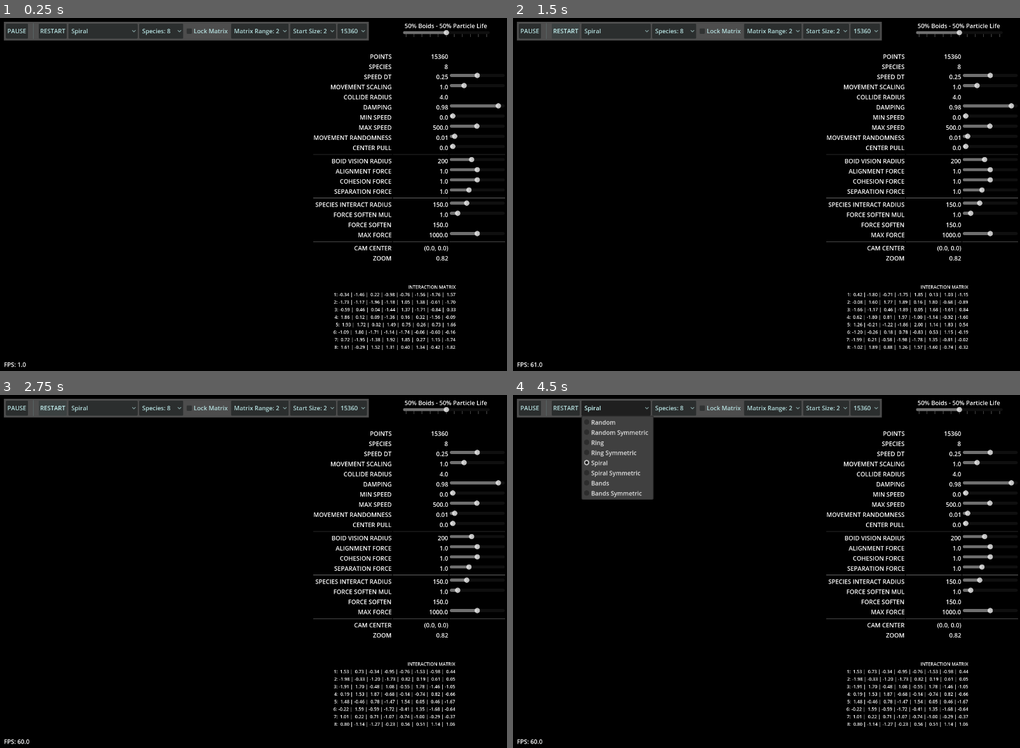
Above: before the commit, frames 1-4 (two rows, left to right).
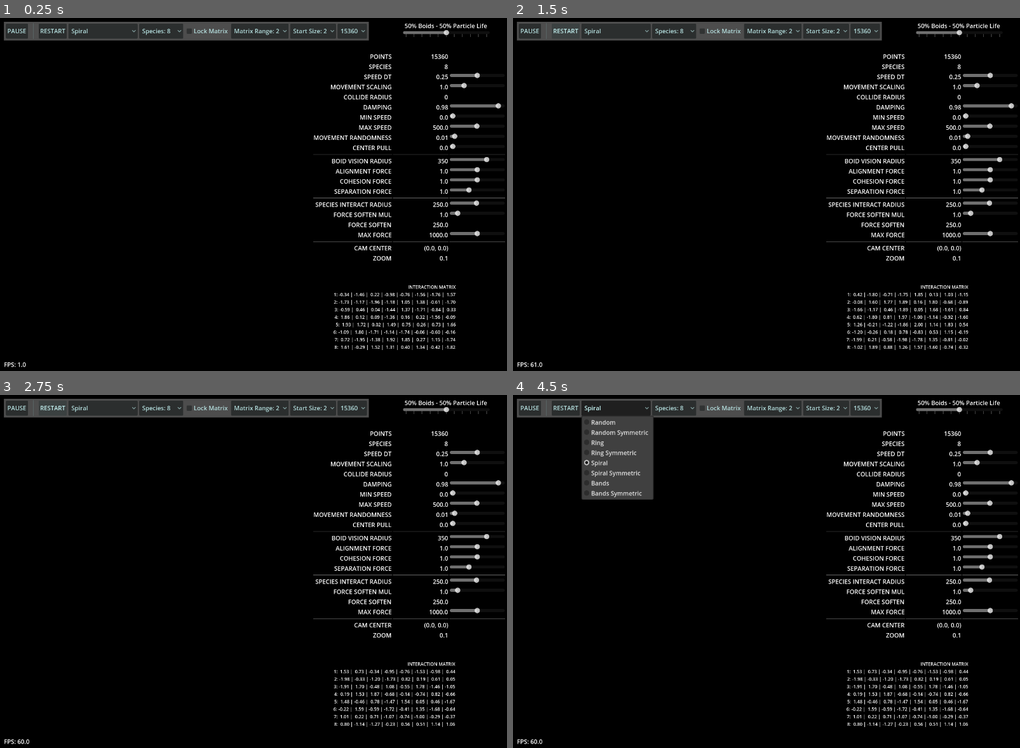
Above: after the commit, the same moments.

Repository: ThePathfindersCodex/Godot-Particle-Life-Boids-Combined-Compute-Shader
Game: Godot game, scene res://main.tscn
The game is run twice, just before and just after one commit, with the same random seed, the same clock (stepped at 60 frames per second) and the same inputs.
Inputs:
- Up to frame 1 (0.25 s): no input
- Up to frame 2 (1.5 s): click "RESTART" at 0.5 s; click "RESTART" at 1.25 s
- Up to frame 3 (2.75 s): click "RESTART" at 2 s
- Up to frame 4 (4.5 s): click "Start Size: 2" at 2.75 s; click "Start Size: 2" at 3.5 s; click "Spiral" at 4.25 s

The runs differ from the first frame. In frame 1, 0.1% of the frame differs, in the area x 85-97%, y 21-69%; in frame 2, 0.1%; in frame 3, 0.1%; in frame 4, 0.1%.
Error before the commit: Cannot call method 'texture_create' on a null value. (res://particle_boids.gd:169)
Error after the commit: Cannot call method 'texture_create' on a null value. (res://particle_boids.gd:165)

Commit message:
remove collide pass

Diff:
--- a/main.gd
+++ b/main.gd
@@ -42,7 +42,6 @@
 	%LabelSenseRadiusValue.text = str(snapped(%ParticleBoids.species_interaction_radius,.01))
 	%LabelForceSoftenMultiplierValue.text = str(snapped(%ParticleBoids.force_softening_mul,.1))
 	%LabelForceSoftenValue.text = str(snapped(%ParticleBoids.force_softening,.01))
-	%LabelCollideRadiusValue.text = str(snapped(%ParticleBoids.collision_radius,.01))
 	%LabelCenterPullValue.text = str(snapped(%ParticleBoids.center_attraction,.01))
 	%LabelMaxForceValue.text = str(snapped(%ParticleBoids.max_force,.01))
 	%LabelCamCenterValue.text = "("+str(snapped(%ParticleBoids.camera_center.x,.1))+ ", " + str(snapped(%ParticleBoids.camera_center.y,.1)) + ")"
@@ -99,7 +98,7 @@
 	%ParticleBoids.rand_start_interaction_range=index
 
 func _on_option_start_radius_multiplier_item_selected(index: int) -> void:
-	%ParticleBoids.rand_start_radius_mul=index * 2
+	%ParticleBoids.rand_start_radius_mul=index
 
 func _on_option_start_point_count_item_selected(index: int) -> void:
 	%ParticleBoids.start_agent_count=int(%OptionStartPointCount.get_item_text(index))
--- a/particle_boids.gd
+++ b/particle_boids.gd
@@ -2,11 +2,10 @@
 
 # CONFIG
 var compute_texture_size :int= 256 # Holds up to 256*256 pixel particles
-var viewport_size :int= 800
 var shader_local_size_x := 16
 var shader_local_size_y := 16
-@onready var image_size = compute_texture_size
-var zone_size_mult : int = 20 # wrap around border world size
+var image_size = 800
+var zone_size_mult : int = 10 # wrap around border world size
 var agent_count : int = 1024*15
 var species_count : int = 8
 
@@ -25,8 +24,8 @@
 var mix_t: float = 0.5 # [0.0 == full boids; == 1.0 full particle life]
 
 # VISION KERNELS
-var boid_vision_radius : float = 200.0 # 350.0
-var species_interaction_radius : float = 150.0 # 250.0
+var boid_vision_radius : float = 350.0 # 350.0
+var species_interaction_radius : float = 250.0 # 250.0
 
 # BOIDS PARAMETERS
 var alignment_force : float = 1.0
@@ -46,13 +45,9 @@
 var max_speed : float = 500.0
 var max_force : float = 1000.0
 
-# COLLISION FORCE
-const MAX_COLLISIONS := 64 # 32 # 64 # 128  # tune as needed
-var collision_radius : float = 4.0
-
 # CAMERA
 var camera_center : Vector2 = Vector2.ZERO
-var zoom : float = 0.82 # 0.5
+var zoom : float = 0.1 # 0.5 # 0.17 # 0.82 # 0.5
 const MIN_ZOOM := 0.1
 const MAX_ZOOM := 5.0
 
@@ -82,6 +77,7 @@
 
 func _ready():
 	randomize()
+
 	fmt.width = compute_texture_size
 	fmt.height = compute_texture_size
 	fmt.format = RenderingDevice.DATA_FORMAT_R32G32B32A32_SFLOAT
@@ -174,16 +170,6 @@
 	var interaction_bytes :PackedByteArray= data["interaction_matrix"].to_byte_array()
 	buffers.append(rdmain.storage_buffer_create(species_bytes.size(), species_bytes))
 	buffers.append(rdmain.storage_buffer_create(interaction_bytes.size(), interaction_bytes))
-
-	# === COLLISION BUFFERS ===
-	# One per agent (collision counts)
-	var count_bytes := PackedByteArray()
-	count_bytes.resize(int(agent_count) * 4) # 4 bytes per uint (zero-filled)
-	buffers.append(rdmain.storage_buffer_create(count_bytes.size(), count_bytes))  # CollisionCountBuffer
-	# agent_count * MAX_COLLISIONS (partner indices)
-	var partners_bytes := PackedByteArray()
-	partners_bytes.resize(int(agent_count) * int(MAX_COLLISIONS) * 4)
-	buffers.append(rdmain.storage_buffer_create(partners_bytes.size(), partners_bytes))  # CollisionPartnerBuffer
 
 	# === SPATIAL HASIHNG BUFFERS ===
 	# Compute Number of Cells
@@ -228,7 +214,7 @@
 	render_material.set_shader_parameter("camera_center", camera_center)
 	render_material.set_shader_parameter("zoom", zoom)
 	render_material.set_shader_parameter("compute_texture_size", compute_texture_size)
-	render_material.set_shader_parameter("viewport_size", Vector2(viewport_size, viewport_size))
+	render_material.set_shader_parameter("viewport_size", Vector2(image_size, image_size))
 	%MMI.material = render_material # 2D
 
 	quadmesh.size = Vector2.ONE
@@ -256,7 +242,7 @@
 	var group_size = shader_local_size_x * shader_local_size_y # 16*16 = 256
 
 	# --- texture based passes ---
-	if run_mode in [0,1,10]:
+	if run_mode in [0,10]:
 		global_size_x = int(ceil(float(compute_texture_size) / shader_local_size_x))
 		global_size_y = int(ceil(float(compute_texture_size) / shader_local_size_y))
 
@@ -300,14 +286,13 @@
 		max_speed,
 		max_force,
 
-		collision_radius,
-		MAX_COLLISIONS,
 		cell_size,
 		cells_per_row,
 
 		float(image_size),
 		float(zone_size_mult),
-		0.0,0.0,0.0
+		#0.0,0.0,0.0
+		0.0
 	])
 	var params_bytes := PackedByteArray()
 	params_bytes.append_array(params.to_byte_array())
@@ -332,12 +317,7 @@
 	# zero cell counts
 	var empty_counts_bytes :PackedByteArray
 	empty_counts_bytes.resize(num_cells * 4)
-	rdmain.buffer_update(buffers[4], 0, empty_counts_bytes.size(), empty_counts_bytes)
-
-	# zero collide counts
-	var empty_collide_counts_bytes :PackedByteArray
-	empty_collide_counts_bytes.resize(agent_count * 4)
-	rdmain.buffer_update(buffers[2], 0, empty_collide_counts_bytes.size(), empty_collide_counts_bytes)
+	rdmain.buffer_update(buffers[2], 0, empty_counts_bytes.size(), empty_counts_bytes)
 
 	# count cells (agents per cell)
 	compute_stage(10,input_set,output_set)
@@ -348,11 +328,8 @@
 
 	# ---------- SIMULATION PASSES ----------
 
-	# run simulation + gather collisions
+	# run simulation
 	compute_stage(0,input_set,output_set)
-
-	# collision resolution
-	compute_stage(1,input_set,output_set)
 
 	# UPDATE MATERIAL BUFFERS
 	render_material.set_shader_parameter("particle_buffer", textureRD)
@@ -411,38 +388,28 @@
 	var uniform5 := RDUniform.new()
 	uniform5.uniform_type = RenderingDevice.UNIFORM_TYPE_STORAGE_BUFFER
 	uniform5.binding = 3
-	uniform5.add_id(buffers[2]) # 3  collision_count_buffer
+	uniform5.add_id(buffers[2]) # Cell counts buffer
 
 	var uniform6 := RDUniform.new()
 	uniform6.uniform_type = RenderingDevice.UNIFORM_TYPE_STORAGE_BUFFER
 	uniform6.binding = 4
-	uniform6.add_id(buffers[3]) # 4  collision_partner_buffer
+	uniform6.add_id(buffers[3]) # Cell offsets buffer
 
 	var uniform7 := RDUniform.new()
 	uniform7.uniform_type = RenderingDevice.UNIFORM_TYPE_STORAGE_BUFFER
 	uniform7.binding = 5
-	uniform7.add_id(buffers[4]) # Cell counts buffer
+	uniform7.add_id(buffers[4]) # Sorted indices
 
 	var uniform8 := RDUniform.new()
 	uniform8.uniform_type = RenderingDevice.UNIFORM_TYPE_STORAGE_BUFFER
 	uniform8.binding = 6
-	uniform8.add_id(buffers[5]) # Cell offsets buffer
+	uniform8.add_id(buffers[5]) # Agent -> cell mapping
 
 	var uniform9 := RDUniform.new()
 	uniform9.uniform_type = RenderingDevice.UNIFORM_TYPE_STORAGE_BUFFER
 	uniform9.binding = 7
-	uniform9.add_id(buffers[6]) # Sorted indices
-
-	var uniform10 := RDUniform.new()
-	uniform10.uniform_type = RenderingDevice.UNIFORM_TYPE_STORAGE_BUFFER
-	uniform10.binding = 8
-	uniform10.add_id(buffers[7]) # Agent -> cell mapping
-
-	var uniform11 := RDUniform.new()
-	uniform11.uniform_type = RenderingDevice.UNIFORM_TYPE_STORAGE_BUFFER
-	uniform11.binding = 9
-	uniform11.add_id(buffers[8]) # Cursor per cell
-
-	var new_set = [uniform, uniform2, uniform3, uniform4, uniform5, uniform6, uniform7, uniform8, uniform9, uniform10, uniform11]
+	uniform9.add_id(buffers[6]) # Cursor per cell
+
+	var new_set = [uniform, uniform2, uniform3, uniform4, uniform5, uniform6, uniform7, uniform8, uniform9]
 
 	return rdmain.uniform_set_create(new_set, shader, _uniform_set)
--- a/particle_draw.gdshader
+++ b/particle_draw.gdshader
@@ -26,7 +26,7 @@
 	vec2 view_pos = (world_pos - camera_center) * zoom;
 	vec2 screen_center = viewport_size * 0.5;
 
-	float radius = 10.0 * zoom;
+	float radius = 20.0 * zoom;
 	vec2 local = VERTEX;
 	local *= radius;
 
--- a/startup_manager.gd
+++ b/startup_manager.gd
@@ -53,17 +53,17 @@
 
 # PARTICLE POSITIONS
 func pos_random(owner_node, _i:int, _s:int) -> Vector2:
-	var radius = (owner_node.image_size * owner_node.rand_start_radius_mul) * 0.5
+	var radius = (owner_node.image_size * owner_node.rand_start_radius_mul) # * 2.0
 	return Vector2(randf_range(-radius, radius), randf_range(-radius, radius))
 
 func pos_ring(owner_node, i:int, _s:int) -> Vector2:
 	var center = Vector2.ZERO
-	var radius = min(owner_node.image_size, owner_node.image_size) * owner_node.rand_start_radius_mul * 0.25
+	var radius = min(owner_node.image_size, owner_node.image_size) * owner_node.rand_start_radius_mul # * 2.0
 	var angle = (TAU / owner_node.agent_count) * i
 	return center + Vector2(cos(angle), sin(angle)) * radius
 
 func pos_columns(owner_node, _i:int, s:int) -> Vector2:
-	var band_width = owner_node.image_size / float(owner_node.species_count) * owner_node.rand_start_radius_mul
+	var band_width = owner_node.image_size / float(owner_node.species_count) * owner_node.rand_start_radius_mul * 2.0
 	var half_width = (band_width * owner_node.species_count) * 0.5
 	var x_min = s * band_width
 	var x_max = (s + 1) * band_width
@@ -92,7 +92,7 @@
 var spiral_base_angle = 0.0
 func setup_spiral_params(owner_node):
 	spiral_center = Vector2.ZERO
-	spiral_max_radius = min(owner_node.image_size, owner_node.image_size) * owner_node.rand_start_radius_mul * 0.5
+	spiral_max_radius = min(owner_node.image_size, owner_node.image_size) * owner_node.rand_start_radius_mul * 2.0
 	spiral_arms = 4
 	spiral_turns = 3.0
 	spiral_arm_spread = 0.015
Not shown, changed: particle_boids.glsl
